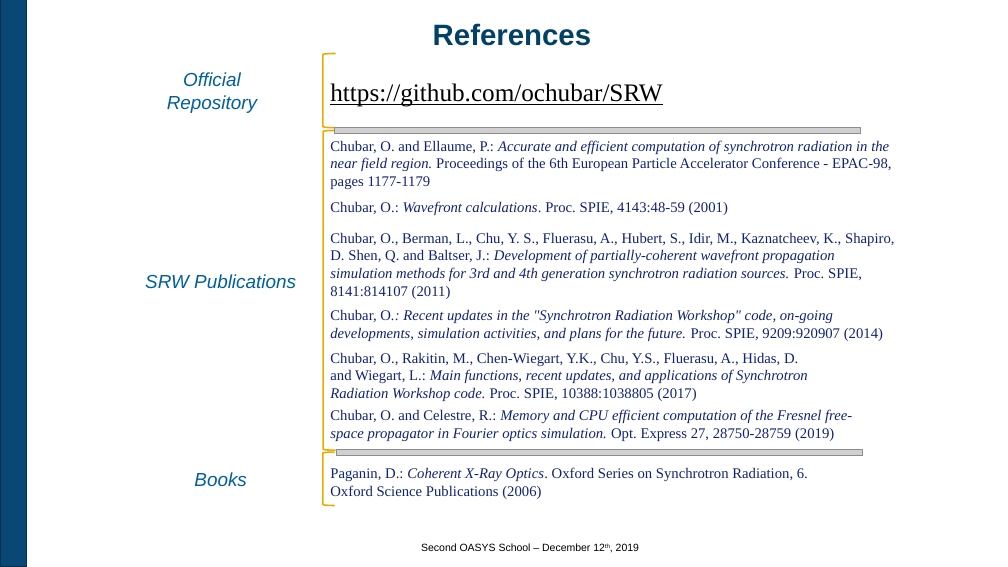
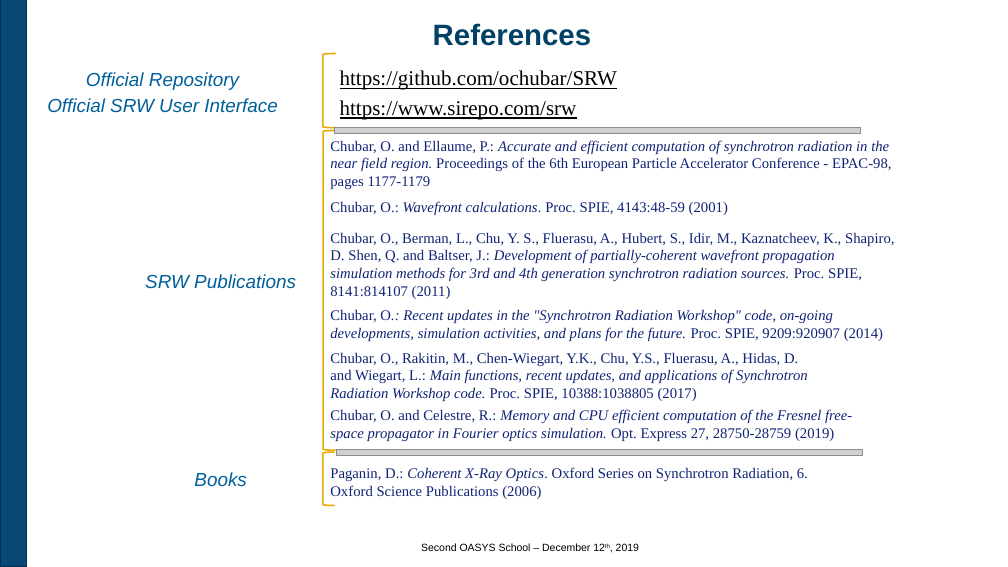
Before and after one commit to oasys-kit/oasys_school, a slide deck: slide 23 of second/slides/2_Introduction_to_SRW.pptx. Drawn at 1008x567 pixels with LibreOffice and Linux fonts; fonts in the diff are those of the drawing; grey boxes stand for pictures; background and template pictures are left out. Boxes give left, top, right and bottom in pixels: in the first picture for what was removed or moved away, otherwise in the second. Text is boxed around its words. In the diff, an @@ line names an element or a change of style, - is before the commit and + after.

```diff
--- a/second/slides/2_Introduction_to_SRW.pptx
+++ b/second/slides/2_Introduction_to_SRW.pptx
@@ text "Official Repository": place and size @@
-text "Official Repository" at <box>167,72,257,113</box>
+text "Official Repository" at <box>47,72,278,113</box>
@@ text "https://github.com/ochubar/SRW": place and size @@
-text "https://github.com/ochubar/SRW" at <box>330,83,662,107</box>
+text "https://github.com/ochubar/SRW" at <box>340,70,617,90</box>
@@ text "https://github.com/ochubar/SRW" at <box>340,70,617,90</box>: size 24 to 20 pt @@
@@ text at <box>47,98,278,113</box>: paragraph added @@
+Official SRW User Interface
@@ text added at <box>340,100,577,120</box>, 20 pt, text #000000, underline @@
+https://www.sirepo.com/srw
```
Also in this commit, not shown: 6 other slides changed, 4 slides added, 4 slides removed, 1 other file.
